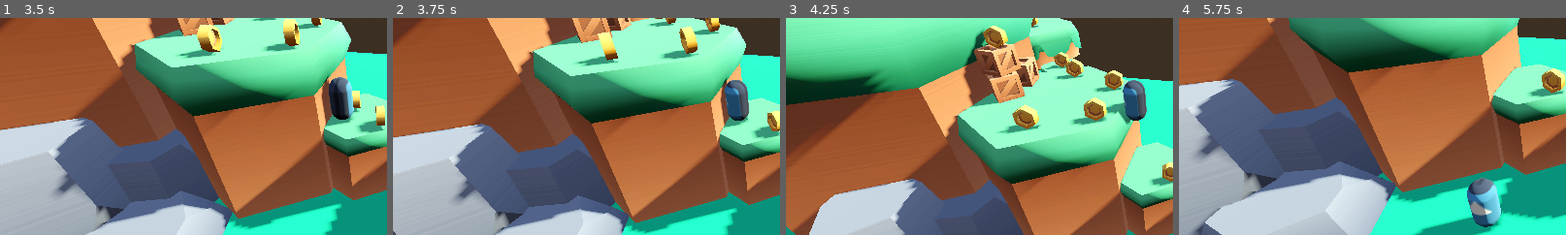
Above: before the commit, frames 1-4 (left to right).
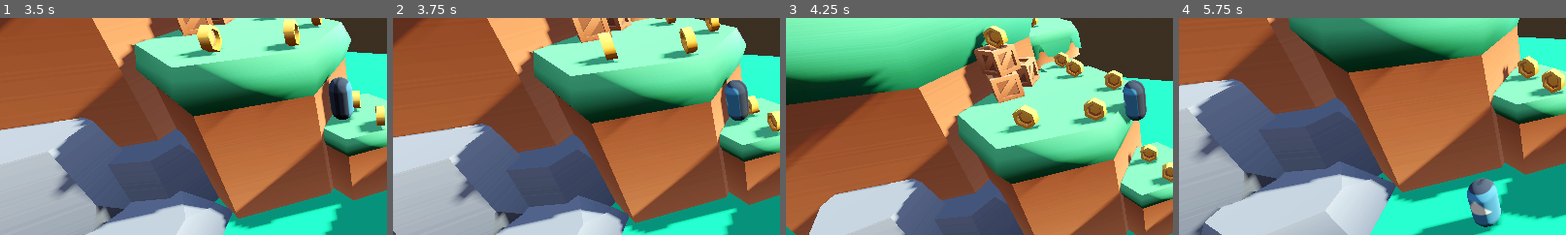
Above: after the commit, the same moments.

Repository: alocinny/3d-game-platformer
Game: Godot game, scene res://scenes/main.tscn
Same seed, same stepped clock (60 frames per second), same inputs: the game is played once before the commit and once after it. The engine's default icon, where the game draws it, is replaced by a stand-in: a white triangle on a blue panel in a dark square. Sound files missing from this copy of the repository are replaced by a short silence.
Inputs:
- Up to frame 1 (3.5 s): hold D (right) 0.53-1.28 s; tap Space (jump) at 0.77, 1.52, 3.02 s; hold S (backwards) 1.28-2.03 s; hold D (right) 2.03-2.78 s; hold W (forward) from 2.78 s (still down)
- Up to frame 2 (3.75 s): release W (forward) at 3.53 s; hold A (left) from 3.53 s (still down)
- Up to frame 3 (4.25 s): keep holding A (left); tap Space (jump) at 3.77 s
- Up to frame 4 (5.75 s): tap Space (jump) at 4.52 s; release A (left) at 5.03 s; hold S (backwards) from 5.03 s (still down)
The pictures show only the part of the screen within x 0-50%, y 28-78%; the shares and areas given below are measured in that part.

Frame 1 is identical in both runs. In frame 2, 0.2% of the frame differs, in the area x 91-95%, y 35-46%; in frame 3, 0.5%; in frame 4, 0.7%, in the area x 83-94%, y 17-30%.

Commit message:
adicionando som ao pegar moeda

Diff:
--- a/objects/coin_gold.tscn
+++ b/objects/coin_gold.tscn
@@ -1,7 +1,8 @@
-[gd_scene load_steps=7 format=3 uid="uid://wkxoanx6x0lm"]
+[gd_scene load_steps=8 format=3 uid="uid://wkxoanx6x0lm"]
 
 [ext_resource type="PackedScene" uid="uid://dkt1gxmhlbcih" path="res://models/coin-gold.glb" id="1_wn8d2"]
 [ext_resource type="Script" uid="uid://bvwtq48irrth1" path="res://scripts/coin_gold.gd" id="2_1w08w"]
+[ext_resource type="AudioStream" uid="uid://0pd6ey4ybll6" path="res://sons/coin-collect2.mp3" id="3_r3h68"]
 
 [sub_resource type="ConcavePolygonShape3D" id="ConcavePolygonShape3D_1w08w"]
 data = PackedVector3Array(-0.1732, 0.1, 0.075, -0.1732, 0.1, -0.075, -0.1732, 0.3, -0.075, -0.1732, 0.3, -0.075, -0.173 …(5810 unchanged characters)…
@@ -57,4 +58,8 @@
 autoplay = "default"
 speed_scale = 0.3
 
+[node name="AudioStreamPlayer3D" type="AudioStreamPlayer3D" parent="." index="3"]
+transform = Transform3D(1, 0, 0, 0, 1, 0, 0, 0, 1, 0, 0.188578, 0)
+stream = ExtResource("3_r3h68")
+
 [connection signal="body_entered" from="." to="." method="_on_body_entered"]
--- a/scripts/coin_gold.gd
+++ b/scripts/coin_gold.gd
@@ -2,6 +2,8 @@
 
 func _on_body_entered(body: Node3D) -> void:
 	if body.has_method("adicionar_moeda"):
+		$AudioStreamPlayer3D.play()
 		body.adicionar_moeda()
+		await $AudioStreamPlayer3D.finished
+		queue_free()
 	print("o player colidiu")
-	queue_free()
Not shown, added: sons/coin-collect2.mp3.import
Not shown, added: sons/coin-collect2.mp3
